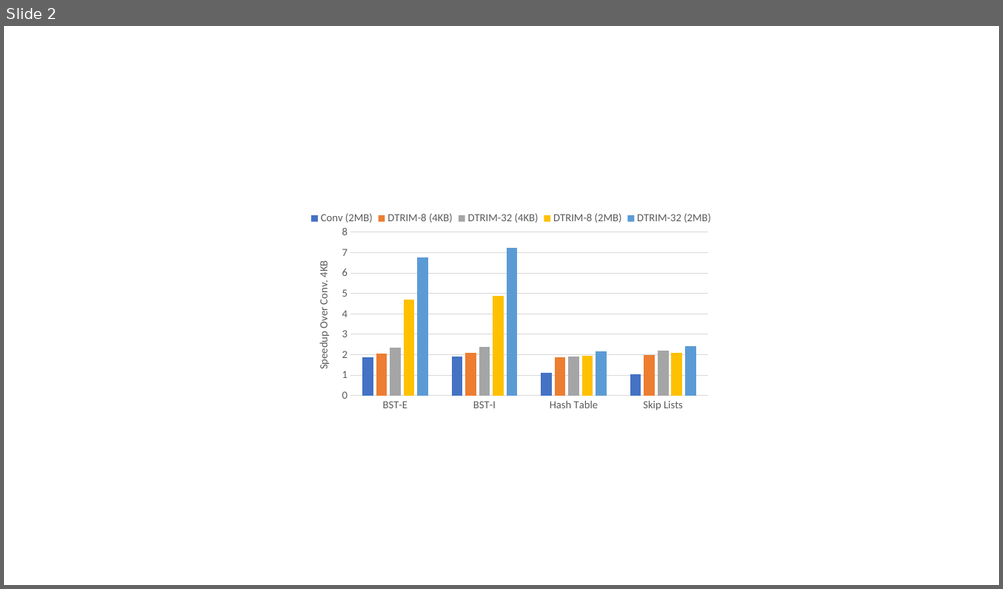
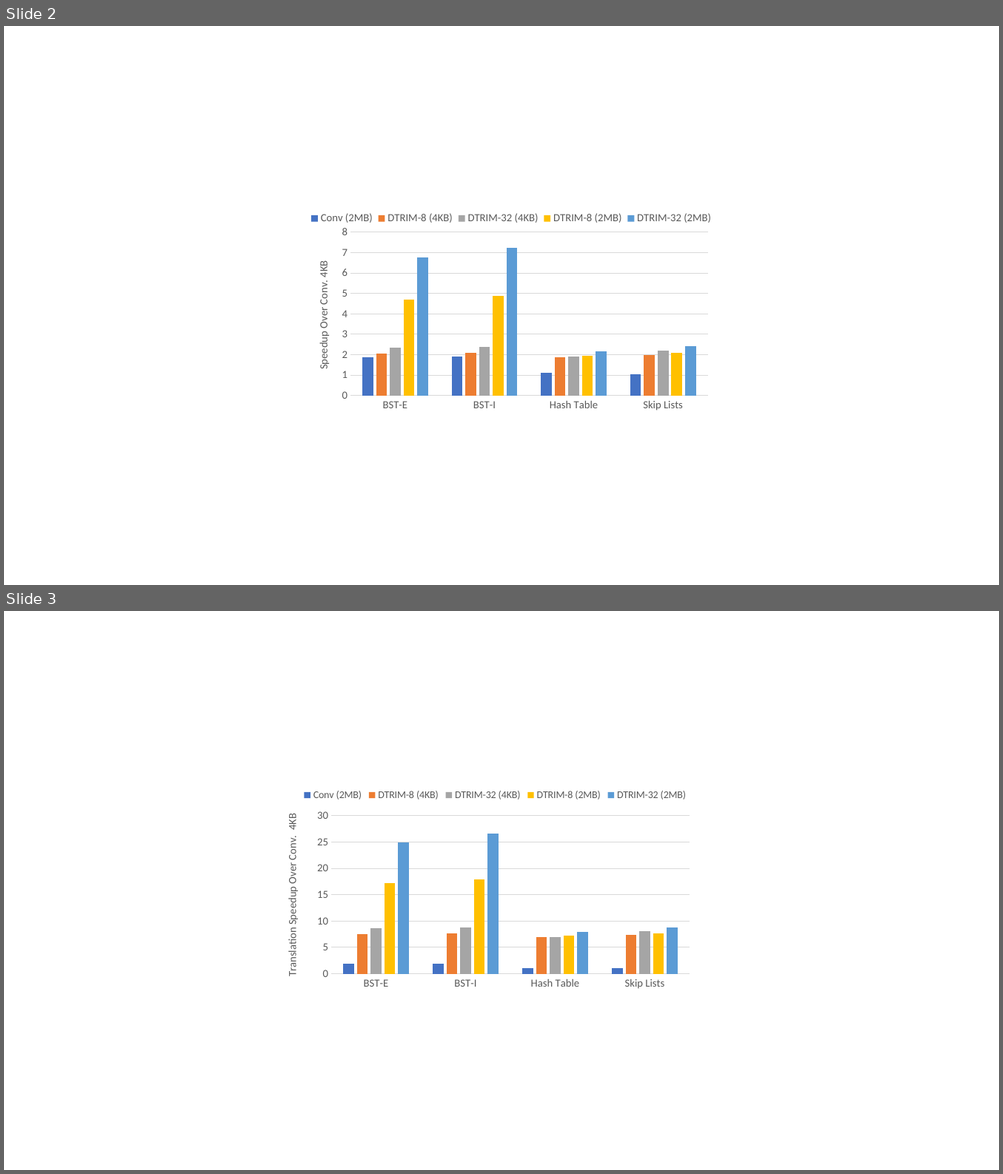
Before and after one commit to javpicorel/spryvm, a slide deck: figures/ppt/performance.pptx. Shown one above the other, each under a label of ours: slide 2 before the commit, slides 2 and 3 after it. The pictures are 1003x589 and 1003x1174 pixels, drawn with LibreOffice and Linux fonts; fonts in the diff are those of the drawing. Boxes give left, top, right and bottom in pixels: in the first picture for what was removed or moved away, otherwise in the second. Text is boxed around its words. In the diff, an @@ line names an element or a change of style, - is before the commit and + after.

```diff
--- a/figures/ppt/performance.pptx
+++ b/figures/ppt/performance.pptx
@@ slide 3 added at <box>4,611,999,1170</box>, background #FFFFFF @@
@@ column chart added at <box>279,780,697,1001</box> @@
+categories: BST-E, BST-I, Hash Table, Skip Lists
+Conv (2MB): 1.9, 1.9, 1.1, 1
+DTRIM-8 (4KB): 7.6, 7.6, 6.9, 7.3
+DTRIM-32 (4KB): 8.6, 8.7, 7, 8.1
+DTRIM-8 (2MB): 17.2, 18, 7.2, 7.6
+DTRIM-32 (2MB): 24.9, 26.6, 7.9, 8.8
```
Also in this commit, not shown: 3 other files.
